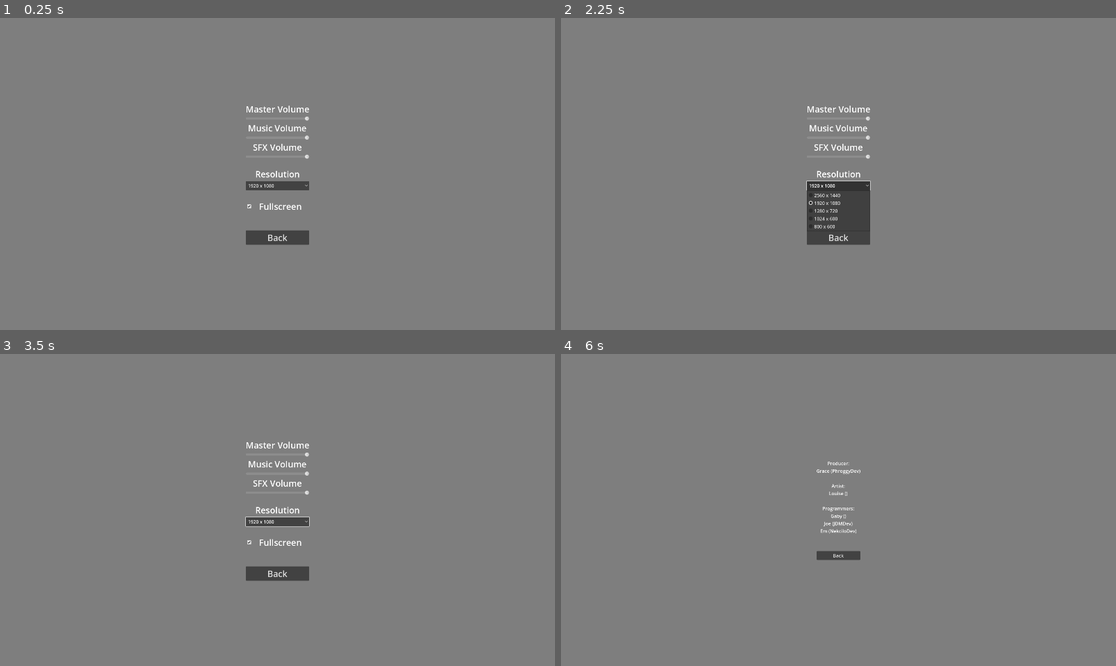
Above: before the commit, frames 1-4 (two rows, left to right).
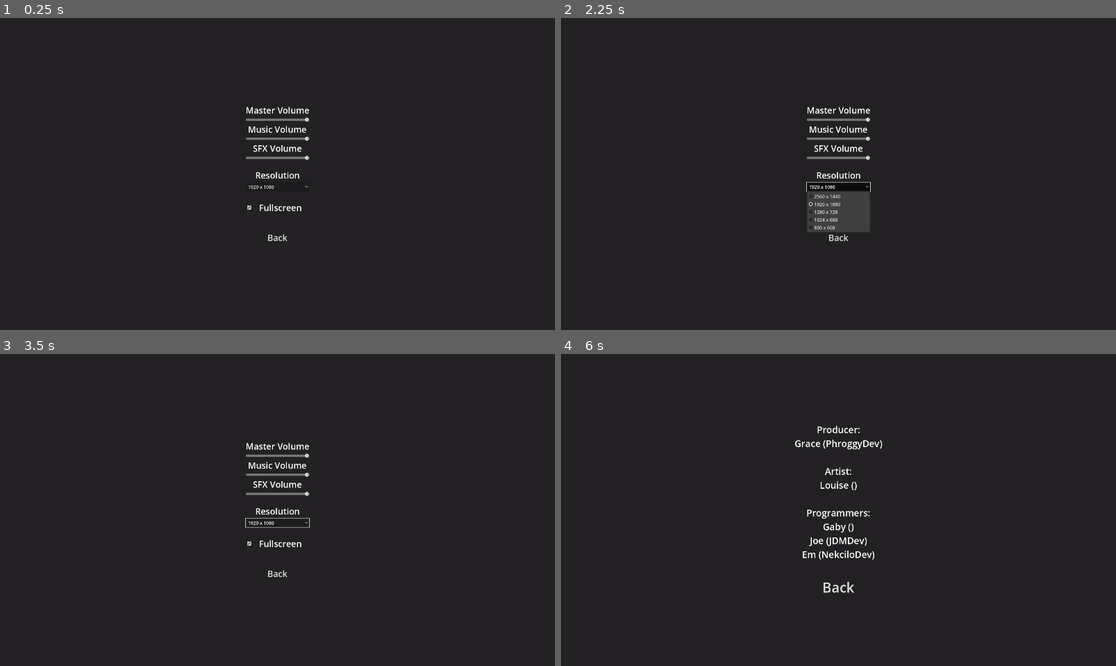
Above: after the commit, the same moments.

Repository: UnknownGamer925/Brackeys-2025-1
Game: Godot game, scene res://Scenes/MainMenu/OptionsMenu.tscn
Two runs of this game, one before a commit and one after it. Both use one fixed random seed, a clock stepped at 60 frames per second and the inputs below. This scene is started directly instead of the project's main scene.
Inputs (mouse positions are in pixels of both pictures, inside the frame that each line leads up to):
- Up to frame 1 (0.25 s): no input
- Up to frame 2 (2.25 s): click "Back" at 0.5 s; click "Options" at 1.25 s; click "1920 x 1080" at 2 s
- Up to frame 3 (3.5 s): tap Enter at 2.75 s; move the mouse to (399, 494) at 2.77 s; hold D (c_right) from 2.78 s (still down); click (399, 494) at 2.92 s
- Up to frame 4 (6 s): tap Space at 3.5, 5 s; move the mouse to (727, 525) at 3.52 s; release D (c_right) at 3.53 s; hold S (c_down) 3.53-4.28 s; tap Enter at 4.25 s; move the mouse to (894, 441) at 4.27 s; hold D (c_right) 4.28-5.03 s; move the mouse to (810, 572) at 5.02 s; hold W (c_up) 5.03-5.75 s; click (810, 572) at 5.17 s; click "Credits" at 5.75 s

The runs differ from the first frame. In frame 1, 100% of the frame differs, in the area x 0-100%, y 0-100%; in frame 2, 98%; in frame 3, 100%; in frame 4, 100%.

Commit message:
Added more to the main menus
Added themes to buttons + some placeholder assets

Diff:
--- a/Scenes/ConvenienceStore/convenience_store.tscn
+++ b/Scenes/ConvenienceStore/convenience_store.tscn
@@ -36,7 +36,7 @@
 
 [node name="SubViewport" type="SubViewport" parent="SubViewportContainer"]
 handle_input_locally = false
-size = Vector2i(288, 162)
+size = Vector2i(480, 270)
 render_target_update_mode = 4
 
 [node name="MeshInstance3D" type="MeshInstance3D" parent="SubViewportContainer/SubViewport"]
--- /dev/null
+++ b/Scenes/MainMenu/Assets/Themes/MainMenu.tres
@@ -0,0 +1,23 @@
+[gd_resource type="Theme" load_steps=6 format=3 uid="uid://bug47d73a6l83"]
+
+[sub_resource type="StyleBoxEmpty" id="StyleBoxEmpty_7uuba"]
+
+[sub_resource type="StyleBoxEmpty" id="StyleBoxEmpty_3vliu"]
+
+[sub_resource type="StyleBoxEmpty" id="StyleBoxEmpty_gnr8x"]
+
+[sub_resource type="StyleBoxEmpty" id="StyleBoxEmpty_stprx"]
+
+[sub_resource type="StyleBoxEmpty" id="StyleBoxEmpty_i73mb"]
+
+[resource]
+Button/colors/font_color = Color(0.875, 0.875, 0.875, 1)
+Button/colors/font_hover_color = Color(0.678942, 0.678944, 0.678945, 1)
+Button/colors/font_pressed_color = Color(0.295867, 0.295866, 0.295866, 1)
+Button/font_sizes/font_size = 48
+Button/fonts/font = null
+Button/styles/disabled = SubResource("StyleBoxEmpty_7uuba")
+Button/styles/focus = SubResource("StyleBoxEmpty_3vliu")
+Button/styles/hover = SubResource("StyleBoxEmpty_gnr8x")
+Button/styles/normal = SubResource("StyleBoxEmpty_stprx")
+Button/styles/pressed = SubResource("StyleBoxEmpty_i73mb")
--- a/Scenes/MainMenu/CreditsMenu.tscn
+++ b/Scenes/MainMenu/CreditsMenu.tscn
@@ -1,6 +1,7 @@
-[gd_scene load_steps=2 format=3 uid="uid://quo5somt62ih"]
+[gd_scene load_steps=3 format=3 uid="uid://quo5somt62ih"]
 
 [ext_resource type="Script" path="res://Scenes/MainMenu/Scripts/CreditsMenu.gd" id="1_sysd5"]
+[ext_resource type="Theme" uid="uid://bug47d73a6l83" path="res://Scenes/MainMenu/Assets/Themes/MainMenu.tres" id="2_45xa0"]
 
 [node name="CreditsMenu" type="Control"]
 layout_mode = 3
@@ -12,12 +13,19 @@
 script = ExtResource("1_sysd5")
 
 [node name="ColorRect" type="ColorRect" parent="."]
-layout_mode = 0
-offset_left = -21.0
-offset_top = -16.0
-offset_right = 1935.0
-offset_bottom = 1100.0
-color = Color(0.493545, 0.493546, 0.493546, 1)
+layout_mode = 1
+anchors_preset = 8
+anchor_left = 0.5
+anchor_top = 0.5
+anchor_right = 0.5
+anchor_bottom = 0.5
+offset_left = -960.0
+offset_top = -540.0
+offset_right = 960.0
+offset_bottom = 540.0
+grow_horizontal = 2
+grow_vertical = 2
+color = Color(0.137255, 0.129412, 0.141176, 1)
 
 [node name="MarginContainer" type="MarginContainer" parent="."]
 layout_mode = 1
@@ -44,6 +52,7 @@
 [node name="Text" type="Label" parent="MarginContainer/HBoxContainer/VBoxContainer"]
 layout_mode = 2
 size_flags_horizontal = 4
+theme_override_font_sizes/font_size = 32
 text = "Producer:
 Grace (PhroggyDev)
 
@@ -69,6 +78,7 @@
 
 [node name="Back" type="Button" parent="MarginContainer/HBoxContainer/VBoxContainer"]
 layout_mode = 2
+theme = ExtResource("2_45xa0")
 text = "Back"
 
 [connection signal="pressed" from="MarginContainer/HBoxContainer/VBoxContainer/Back" to="." method="_on_back_pressed"]
--- a/Scenes/MainMenu/MainMenu.tscn
+++ b/Scenes/MainMenu/MainMenu.tscn
@@ -1,6 +1,8 @@
-[gd_scene load_steps=2 format=3 uid="uid://b7j8e74syt0br"]
+[gd_scene load_steps=4 format=3 uid="uid://b7j8e74syt0br"]
 
 [ext_resource type="Script" path="res://Scenes/MainMenu/Scripts/MainMenu.gd" id="1_ref1v"]
+[ext_resource type="Texture2D" uid="uid://chme6c0ld0txm" path="res://Scenes/MainMenu/Assets/8b09b52dd64e74a2dd9a788a5d908794.jpg" id="2_i0lmp"]
+[ext_resource type="Theme" uid="uid://bug47d73a6l83" path="res://Scenes/MainMenu/Assets/Themes/MainMenu.tres" id="2_ocj14"]
 
 [node name="MainMenu" type="Control"]
 layout_mode = 3
@@ -23,12 +25,17 @@
 anchor_right = 0.5
 anchor_bottom = 0.5
 offset_left = -970.0
-offset_top = -550.5
+offset_top = -553.0
 offset_right = 970.0
-offset_bottom = 550.5
+offset_bottom = 548.0
 grow_horizontal = 2
 grow_vertical = 2
-color = Color(0.494118, 0.494118, 0.494118, 1)
+color = Color(0.0235294, 0.0235294, 0.0235294, 1)
+
+[node name="Sprite2D" type="Sprite2D" parent="BG"]
+position = Vector2(1059, 549)
+scale = Vector2(2.18209, 2.18209)
+texture = ExtResource("2_i0lmp")
 
 [node name="MarginContainer" type="MarginContainer" parent="BG"]
 layout_mode = 1
@@ -38,9 +45,9 @@
 anchor_right = 0.5
 anchor_bottom = 0.5
 offset_left = -577.0
-offset_top = 238.0
+offset_top = 384.5
 offset_right = 578.0
-offset_bottom = 324.0
+offset_bottom = 470.5
 grow_horizontal = 2
 grow_vertical = 2
 
@@ -57,6 +64,7 @@
 
 [node name="Play" type="Button" parent="BG/MarginContainer/VBoxContainer/HBoxContainer"]
 layout_mode = 2
+theme = ExtResource("2_ocj14")
 text = "Play"
 
 [node name="Seperator" type="Label" parent="BG/MarginContainer/VBoxContainer/HBoxContainer"]
@@ -66,6 +74,7 @@
 
 [node name="Options" type="Button" parent="BG/MarginContainer/VBoxContainer/HBoxContainer"]
 layout_mode = 2
+theme = ExtResource("2_ocj14")
 text = "Options"
 
 [node name="Seperator2" type="Label" parent="BG/MarginContainer/VBoxContainer/HBoxContainer"]
@@ -75,6 +84,7 @@
 
 [node name="Credits" type="Button" parent="BG/MarginContainer/VBoxContainer/HBoxContainer"]
 layout_mode = 2
+theme = ExtResource("2_ocj14")
 text = "Credits"
 
 [node name="Seperator3" type="Label" parent="BG/MarginContainer/VBoxContainer/HBoxContainer"]
@@ -84,6 +94,7 @@
 
 [node name="Quit" type="Button" parent="BG/MarginContainer/VBoxContainer/HBoxContainer"]
 layout_mode = 2
+theme = ExtResource("2_ocj14")
 text = "Quit"
 
 [node name="TitleText" type="RichTextLabel" parent="."]
@@ -94,15 +105,15 @@
 anchor_top = 0.5
 anchor_right = 0.5
 anchor_bottom = 0.5
-offset_left = -324.0
-offset_top = -49.0
-offset_right = 324.0
-offset_bottom = 49.0
+offset_left = -949.0
+offset_top = -99.0
+offset_right = -356.0
+offset_bottom = 100.0
 grow_horizontal = 2
 grow_vertical = 2
-theme_override_font_sizes/normal_font_size = 60
+theme_override_font_sizes/normal_font_size = 140
 bbcode_enabled = true
-text = "[center] Title :) [/center]"
+text = "[center] Title[/center]"
 
 [connection signal="pressed" from="BG/MarginContainer/VBoxContainer/HBoxContainer/Play" to="." method="_on_play_pressed"]
 [connection signal="pressed" from="BG/MarginContainer/VBoxContainer/HBoxContainer/Options" to="." method="_on_options_pressed"]
--- a/Scenes/MainMenu/OptionsMenu.tscn
+++ b/Scenes/MainMenu/OptionsMenu.tscn
@@ -1,7 +1,8 @@
-[gd_scene load_steps=3 format=3 uid="uid://bfk0gndl5ctbx"]
+[gd_scene load_steps=4 format=3 uid="uid://bfk0gndl5ctbx"]
 
 [ext_resource type="Script" path="res://Scenes/MainMenu/Scripts/OptionsMenu.gd" id="1_qssna"]
 [ext_resource type="PackedScene" uid="uid://c86otpi8u40yy" path="res://Prefabs/Volume_Slider/volume_slider.tscn" id="2_ogwhf"]
+[ext_resource type="Theme" uid="uid://bug47d73a6l83" path="res://Scenes/MainMenu/Assets/Themes/MainMenu.tres" id="3_8mmey"]
 
 [node name="OptionsMenu" type="Control"]
 layout_mode = 3
@@ -13,12 +14,19 @@
 script = ExtResource("1_qssna")
 
 [node name="ColorRect" type="ColorRect" parent="."]
-layout_mode = 0
-offset_left = -21.0
-offset_top = -16.0
-offset_right = 1935.0
-offset_bottom = 1100.0
-color = Color(0.494118, 0.494118, 0.494118, 1)
+layout_mode = 1
+anchors_preset = 8
+anchor_left = 0.5
+anchor_top = 0.5
+anchor_right = 0.5
+anchor_bottom = 0.5
+offset_left = -960.0
+offset_top = -540.0
+offset_right = 960.0
+offset_bottom = 540.0
+grow_horizontal = 2
+grow_vertical = 2
+color = Color(0.137255, 0.129412, 0.141176, 1)
 
 [node name="MarginContainer" type="MarginContainer" parent="."]
 layout_mode = 1
@@ -136,10 +144,11 @@
 
 [node name="Back" type="Button" parent="MarginContainer/HBoxContainer/VBoxContainer"]
 layout_mode = 2
+theme = ExtResource("3_8mmey")
 theme_override_font_sizes/font_size = 30
 text = "Back"
 
 [connection signal="item_selected" from="MarginContainer/HBoxContainer/VBoxContainer/Resolutions" to="." method="_on_resolutions_item_selected"]
 [connection signal="toggled" from="MarginContainer/HBoxContainer/VBoxContainer/CheckBox" to="." method="_on_check_box_toggled"]
+[connection signal="pressed" from="MarginContainer/HBoxContainer/VBoxContainer/Back" to="." method="_on_back_pressed"]
 [connection signal="pressed" from="MarginContainer/HBoxContainer/VBoxContainer/Back" to="." method="_on_quit_pressed"]
-[connection signal="pressed" from="MarginContainer/HBoxContainer/VBoxContainer/Back" to="." method="_on_back_pressed"]
--- a/project.godot
+++ b/project.godot
@@ -15,6 +15,9 @@
 config/features=PackedStringArray("4.3", "Forward Plus")
 config/icon="res://icon.svg"
 
+[autoload]
+
+AudioPlayer="*res://Prefabs/Audio_Player/Scripts/audio_player.gd"
 
 [display]
 
@@ -43,7 +46,3 @@
 "events": [Object(InputEventKey,"resource_local_to_scene":false,"resource_name":"","device":-1,"window_id":0,"alt_press …(192 unchanged characters)…
 ]
 }
-
-[autoload]
-
-AudioPlayer="*res://Prefabs/Audio_Player/Scripts/audio_player.gd"
Binary file added: Scenes/MainMenu/Assets/8b09b52dd64e74a2dd9a788a5d908794.jpg
Not shown, added: Scenes/MainMenu/Assets/8b09b52dd64e74a2dd9a788a5d908794.jpg.import
